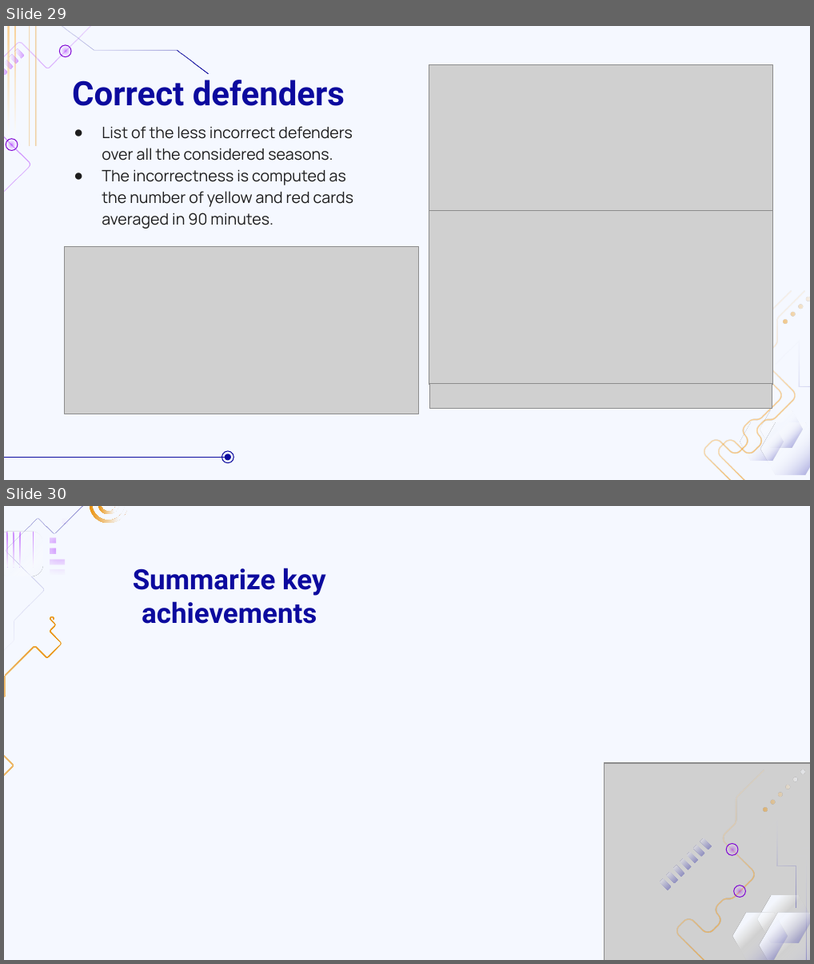
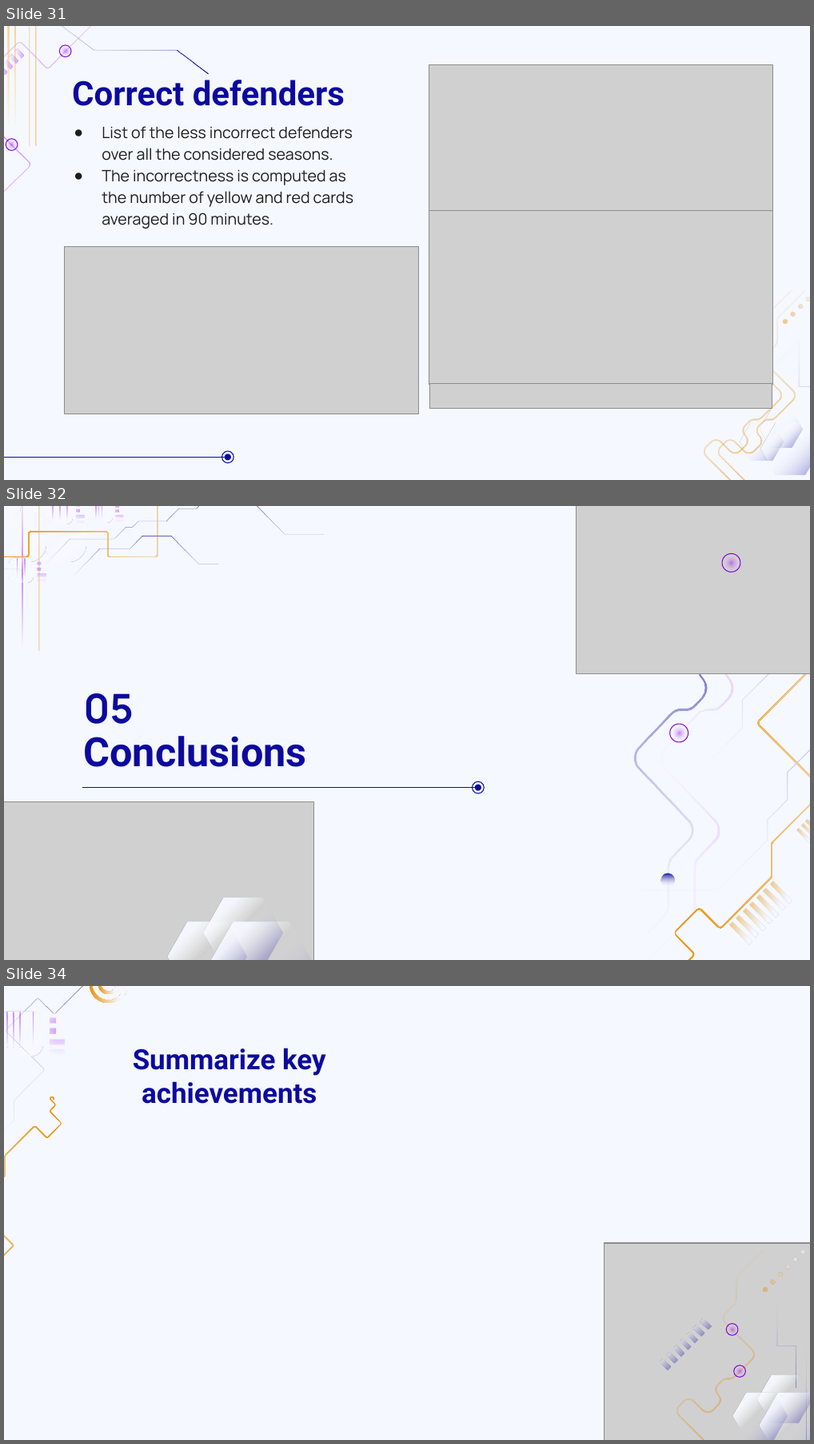
Before and after one commit to MarcoGasparini00/DataCrafters, a slide deck: presentation/DB2.pptx. Shown one above the other, each under a label of ours: slides 29 and 30 before the commit, slides 31, 32 and 34 after it; the slides between them are not shown. The pictures are 814x964 and 814x1444 pixels, drawn with LibreOffice and Linux fonts; fonts in the diff are those of the drawing; grey boxes stand for pictures; background and template pictures are left out. Boxes give left, top, right and bottom in pixels: in the first picture for what was removed or moved away, otherwise in the second. Text is boxed around its words. In the diff, an @@ line names an element or a change of style, - is before the commit and + after.

```diff
--- a/presentation/DB2.pptx
+++ b/presentation/DB2.pptx
@@ slide 32 added at [4, 506, 810, 960], background #F5F8FF @@
@@ group added at [4, 506, 325, 721]: 28 freeform shapes @@
@@ title added at [83, 693, 134, 724], 36 pt, text #0C0A9E, bold @@
+05
@@ title added at [83, 736, 306, 767], 36 pt, text #0C0A9E, bold @@
+Conclusions
@@ line added from (82, 788) to (476, 788), #0C0A9E 0.75 pt @@
@@ ellipse added at [473, 781, 485, 793], outline #0C0A9E 0.75 pt @@
@@ ellipse added at [475, 784, 482, 791], fill #0C0A9E @@
@@ group added at [576, 506, 810, 960]: 15 freeform shapes, 5 ellipses, 1 picture @@
@@ group added at [4, 802, 317, 960]: 3 freeform shapes, 1 picture @@
@@ what was slide 29 is now slide 31 @@
@@ what was slide 30 is now slide 34 @@
```
Also in this commit, not shown: 2 slides changed, 3 other slides added.
